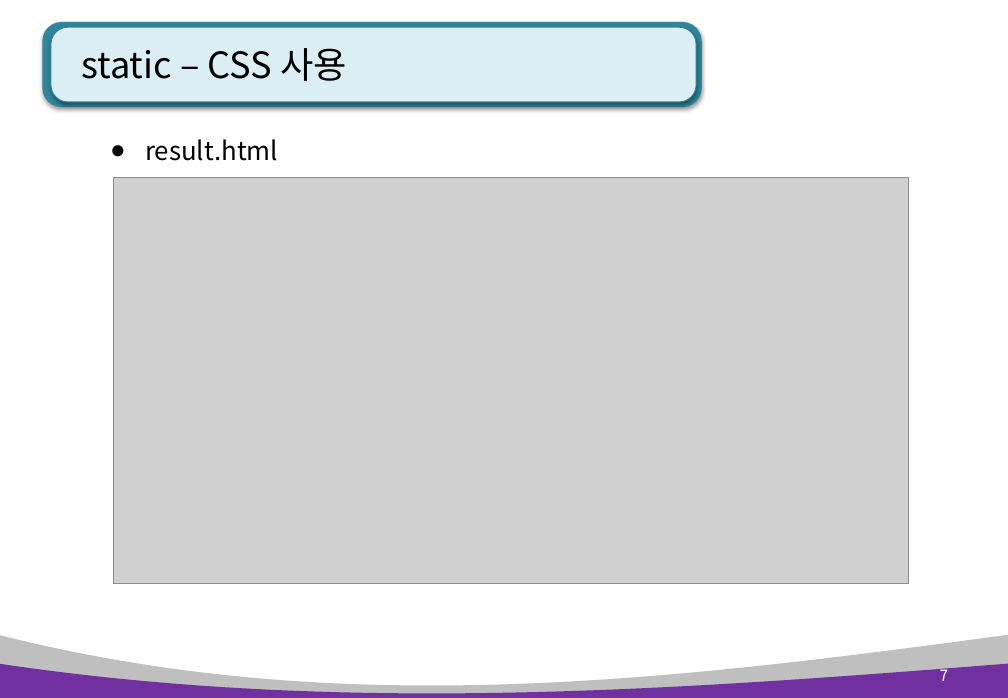
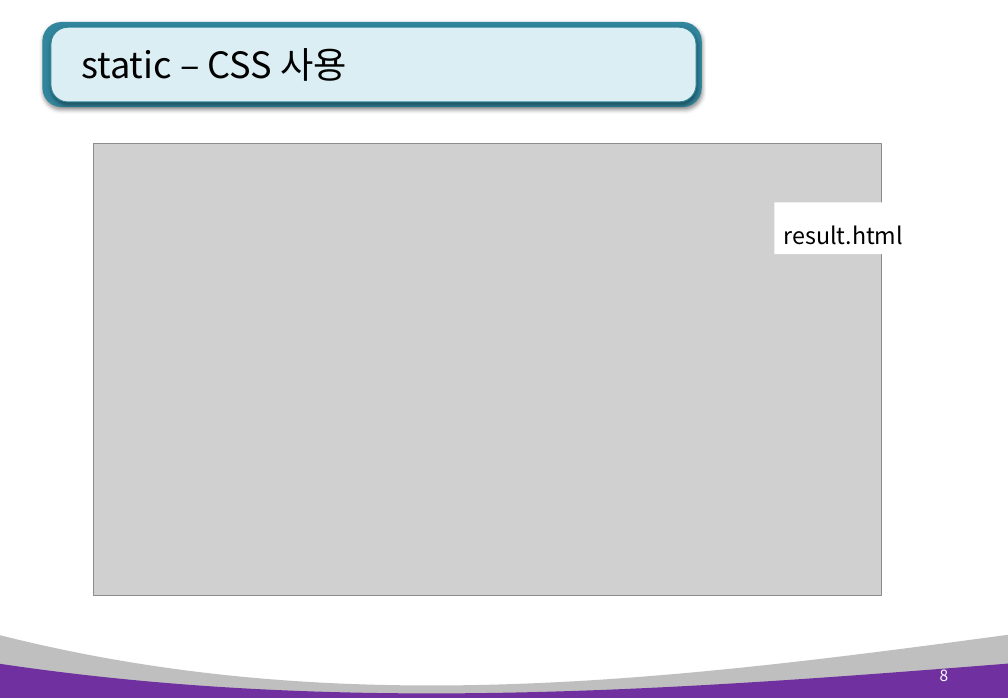
Before and after one commit to pshho/ngreen_project, a slide deck: slide 8 of pyWorks/자료/django_ppt/polls_ppt/polls 4장. static 및 view 제어함수2.pptx (slide 7 before the commit). Drawn at 1008x698 pixels with LibreOffice and Linux fonts; fonts in the diff are those of the drawing; grey boxes stand for pictures. Boxes give left, top, right and bottom in pixels: in the first picture for what was removed or moved away, otherwise in the second. Text is boxed around its words. In the diff, an @@ line names an element or a change of style, - is before the commit and + after.

```diff
--- a/pyWorks/자료/django_ppt/polls_ppt/polls 4장. static 및 view 제어함수2.pptx
+++ b/pyWorks/자료/django_ppt/polls_ppt/polls 4장. static 및 view 제어함수2.pptx
@@ picture: place and size @@
-picture at box(114, 178, 908, 584)
+picture at box(94, 144, 882, 596)
@@ rectangle "result.html": place and size @@
-rectangle "result.html" at box(101, 114, 599, 167)
+rectangle "result.html" at box(774, 203, 958, 255)
@@ rectangle "result.html" at box(774, 203, 958, 255): size 20 to 18 pt; bullet ● to none @@
@@ page number at box(940, 666, 949, 681): text changed @@
-7
+8
```
Also in this commit, not shown: 6 other slides changed, 1 slide added, 1 slide removed, 22 other files.
